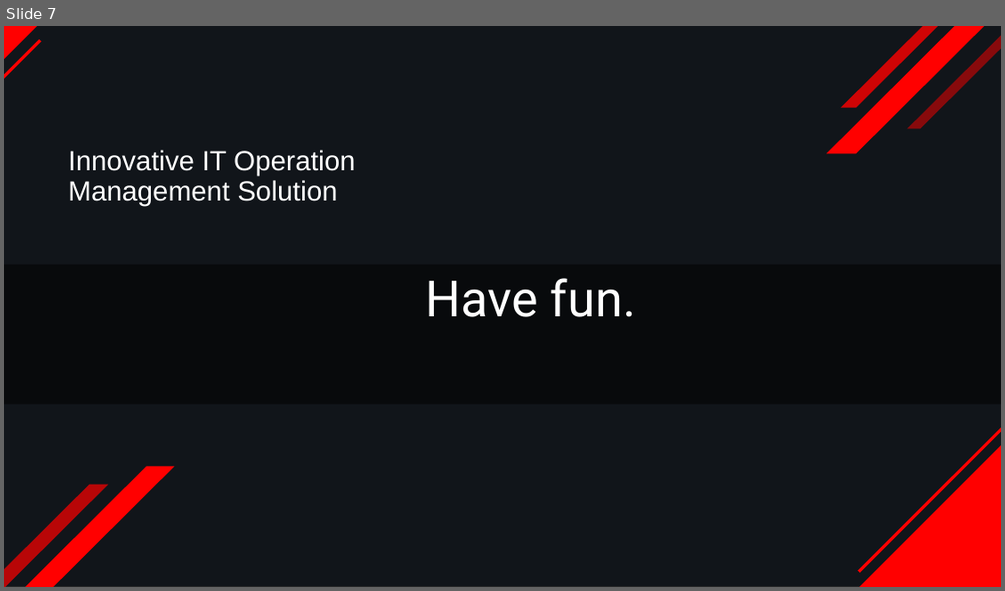
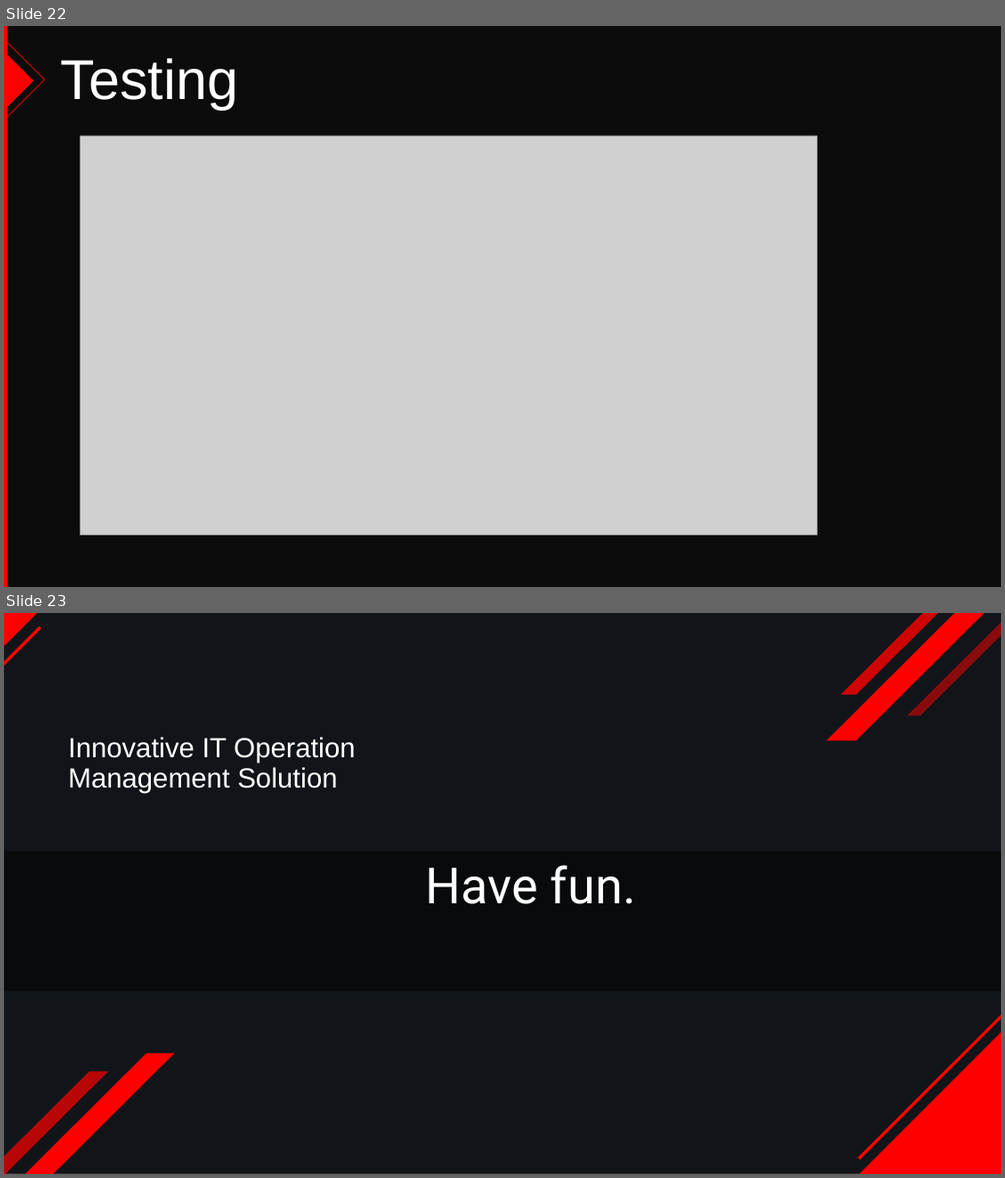
Before and after one commit to nitchapatl/NetkaCommitment, a slide deck: Document/3_Frontend_Cordova_Netka_Commitment.pptx. Shown one above the other, each under a label of ours: slide 7 before the commit, slides 22 and 23 after it. The pictures are 1005x591 and 1005x1178 pixels, drawn with LibreOffice and Linux fonts; fonts in the diff are those of the drawing; grey boxes stand for pictures; background and template pictures are left out; a plain dark background stands for a picture behind light text. Boxes give left, top, right and bottom in pixels: in the first picture for what was removed or moved away, otherwise in the second. Text is boxed around its words. In the diff, an @@ line names an element or a change of style, - is before the commit and + after.

```diff
--- a/Document/3_Frontend_Cordova_Netka_Commitment.pptx
+++ b/Document/3_Frontend_Cordova_Netka_Commitment.pptx
@@ slide 22 added at [4, 26, 1001, 587], background picture (left out) @@
@@ rectangle added at [4, 26, 1001, 587], fill #0D0D0D at 94% opacity @@
@@ rectangle added at [4, 26, 8, 587], fill #FF0000 @@
@@ right triangle added at [4, 51, 33, 111], fill #FF0000 @@
@@ right triangle added at [4, 39, 45, 120], outline #FF0000 1 pt @@
@@ title added at [61, 58, 239, 109], 81 pt, text #FFFFFF @@
+Testing
@@ picture added at [81, 135, 817, 534] @@
@@ what was slide 7 is now slide 23 @@
```
Also in this commit, not shown: 15 other slides added.
